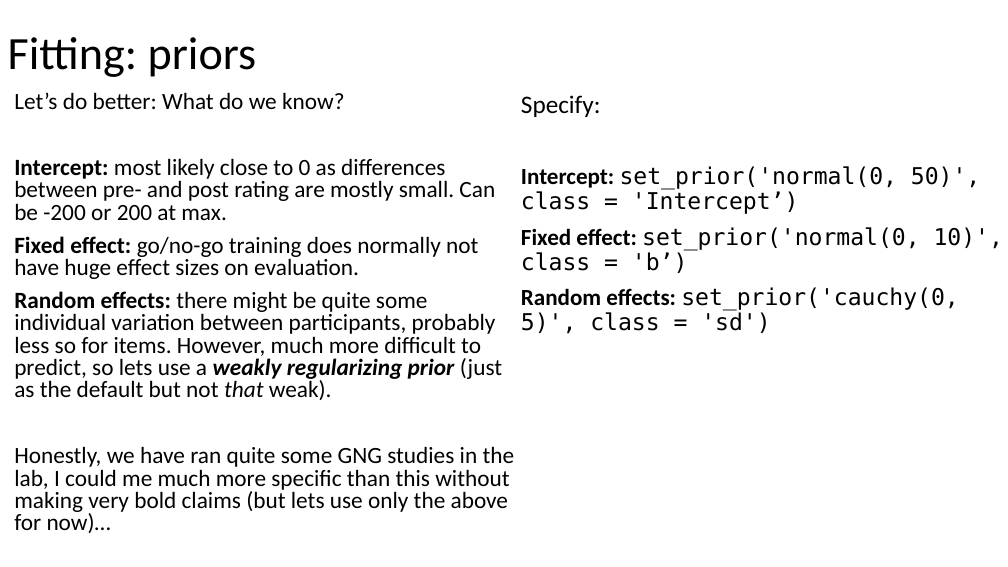
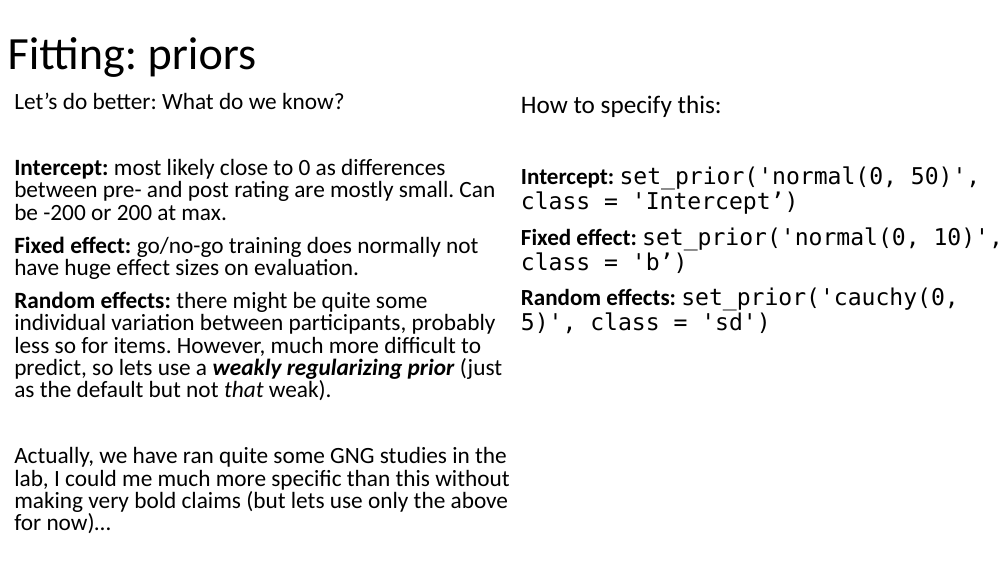
Before and after one commit to julianquandt/brms-intro-SIPS2019, a slide deck: slide 43 of intro_to_brms.pptx. Drawn at 1008x567 pixels with LibreOffice and Linux fonts; fonts in the diff are those of the drawing. Boxes give left, top, right and bottom in pixels: in the first picture for what was removed or moved away, otherwise in the second. Text is boxed around its words. In the diff, an @@ line names an element or a change of style, - is before the commit and + after.

Commit message:
updated slides

```diff
--- a/intro_to_brms.pptx
+++ b/intro_to_brms.pptx
@@ text at [521, 95, 722, 117]: text changed @@
-Specify:
+How to specify this:
@@ text at [14, 446, 509, 533]: text changed @@
-Honestly, we have ran quite some GNG studies in the lab, I could me much more specific than this without making very bold claims (but lets use only the above for now)…
+Actually, we have ran quite some GNG studies in the lab, I could me much more specific than this without making very bold claims (but lets use only the above for now)…
```
Also in this commit, not shown: 4 other slides changed.
